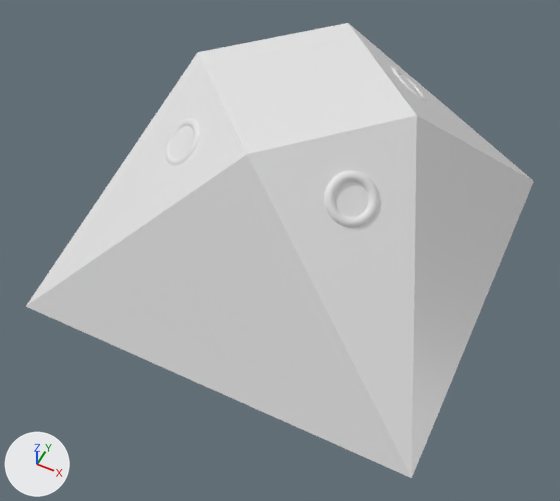
One commit to the Blender file algo.blend: the scene before it, then after it.
Rendered twice from a 50 mm lens placed at (5.26, -11.51, 11.6), pointed at (0.2, -1.39, -1.05). The axes (+X, +Y, +Z) are drawn at lower left. The lights are the same throughout.

The older version as bpy lines, for what is in view:
```python
mat_material = principled_material('Material')
mat_material.base_color = (0.8, 0.8, 0.8)  # white #e7e7e7
mat_material.roughness = 0.4
me_cube = bpy.data.meshes.new('Cube')
me_cube.from_pydata(...)  # 8 vertices, 10 faces; spans x -4.55..4.55, y -4.55..4.55, z -3.55..1.0
me_cube.materials.append(mat_material)  # white #e7e7e7
me_torus = bpy.data.meshes.new('Torus')
me_torus.from_pydata(...)  # a torus around z (ring radius 1.0, tube radius 0.25) spanning x -1.25..1.25, y -1.25..1.25, z -0.25..0.25
me_torus.polygons.foreach_set('use_smooth', [True] * 576)
me_torus_001 = bpy.data.meshes.new('Torus.001')
me_torus_001.from_pydata(...)  # a torus around z (ring radius 1.0, tube radius 0.25) spanning x -1.25..1.25, y -1.25..1.25, z -0.25..0.25
me_torus_001.polygons.foreach_set('use_smooth', [True] * 576)
me_torus_003 = bpy.data.meshes.new('Torus.003')
me_torus_003.from_pydata(...)  # a torus around z (ring radius 1.0, tube radius 0.25) spanning x -1.25..1.25, y -1.25..1.25, z -0.25..0.25
me_torus_003.polygons.foreach_set('use_smooth', [True] * 576)
ob_cube = bpy.data.objects.new('Cube', me_cube)
ob_cube.location = (0.0, 0.0, 1.41)
ob_torus = bpy.data.objects.new('Torus', me_torus)
ob_torus.location = (1.85, -1.74, 1.54)
ob_torus.rotation_euler = (3.927, 0.0, 0.785)  # degrees (225, 0, 45)
ob_torus.scale = (0.427, 0.427, 0.427)
ob_torus_001 = bpy.data.objects.new('Torus.001', me_torus_001)
ob_torus_001.location = (1.56, 1.95, 1.54)
ob_torus_001.rotation_euler = (2.828, 0.728, 25.46)  # degrees (162, 42, 19)
ob_torus_001.scale = (0.427, 0.427, 0.427)
ob_torus_003 = bpy.data.objects.new('Torus.003', me_torus_003)
ob_torus_003.location = (-1.71, -1.78, 1.56)
ob_torus_003.rotation_euler = (0.791, 0.00569, -0.785)  # degrees (45, 0.3, -45)
ob_torus_003.scale = (0.427, 0.427, 0.427)
```
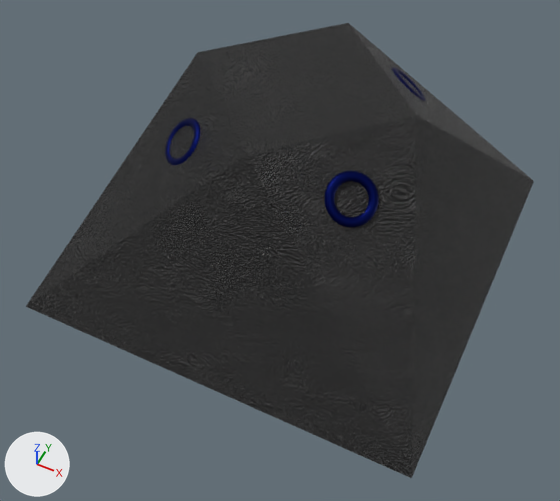
Commit message: Algo con materiales

Location of each change, [x1, y1, x2, y2] in pixels of the pictures (560 x 501 px):
'Cube', surface changed (grey to black): [26, 23, 534, 478] in both
'Torus', recoloured (white to blue): [324, 170, 379, 228] in both
'Torus.003', recoloured (white to blue): [165, 118, 200, 165] in both
'Torus.001', recoloured (white to blue): [392, 67, 426, 101] in both

What changed in the scene script:
```text
Change mat_material:
    where n1 = _N.new('ShaderNodeBsdfPrincipled'); n1.name = 'Principled BSDF'
    add n1.inputs[0].default_value = (0.0643, 0.0643, 0.0643, 1.0)  # 'Base Color', dark grey #484848
    add n2 = _N.new('ShaderNodeBump'); n2.name = 'Bump'
    add n2.inputs[1].default_value = 1.0  # 'Distance'
    add n2.inputs[2].default_value = 1.0  # 'Filter Width'
    add n3 = _N.new('ShaderNodeTexNoise'); n3.name = 'Noise Texture'
    add n3.inputs[2].default_value = 4.7  # 'Scale'
    add n3.inputs[3].default_value = 9.7  # 'Detail'
    add n3.inputs[8].default_value = 52.2  # 'Distortion'
    add _L.new(n2.outputs[0], n1.inputs[5])  # 'Normal' to 'Normal'
    add _L.new(n3.outputs[0], n2.inputs[3])  # 'Factor' to 'Height'
Add mat_aros:
    mat_aros = principled_material('Aros')
    mat_aros.base_color = (0.00295, 0.0066, 0.0803)  # dark blue #0a1350
    mat_aros.metallic = 1.0
Change me_torus:
    where me_torus.from_pydata(...)  # 576 vertices, 576 faces; spans x -1.25..1.25, y -1.25..1.25, z -0.25..0.25
    add me_torus.materials.append(mat_aros)  # dark blue #0a1350
Change me_torus_001:
    where me_torus_001.from_pydata(...)  # 576 vertices, 576 faces; spans x -1.25..1.25, y -1.25..1.25, z -0.25..0.25
    add me_torus_001.materials.append(mat_aros)  # dark blue #0a1350
Change me_torus_003:
    where me_torus_003.from_pydata(...)  # 576 vertices, 576 faces; spans x -1.25..1.25, y -1.25..1.25, z -0.25..0.25
    add me_torus_003.materials.append(mat_aros)  # dark blue #0a1350
```
